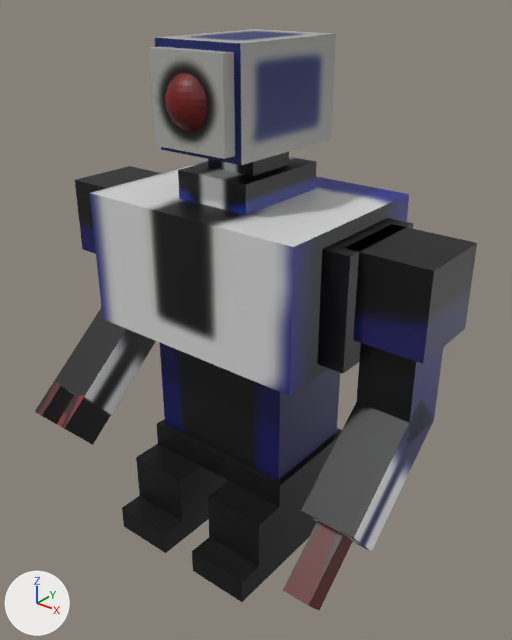
What one commit did to the OBJ model DirectXGame/Resources/Robot/Robot.obj.
The view is the same before and after, from a camera (50 mm lens) standing at (3.14, -3.84, 3.8) and looking at (0.09, -0.03, 1.43). Lighting does not change. The marker at lower left points along +X, +Y and +Z. Where no turn or scale is listed for an object, it has been applied to the vertices.

The first picture shows 'Cube', '球', '立方体.001', '立方体.002', '立方体.003', '立方体.004', '立方体.005', '立方体.006', '立方体.007', '立方体.009', '立方体.010', '立方体.012', '立方体.013', '立方体.014', '立方体.015', '立方体.016', '立方体.017', '立方体.019', '立方体.020', '立方体.021', '立方体.022'.
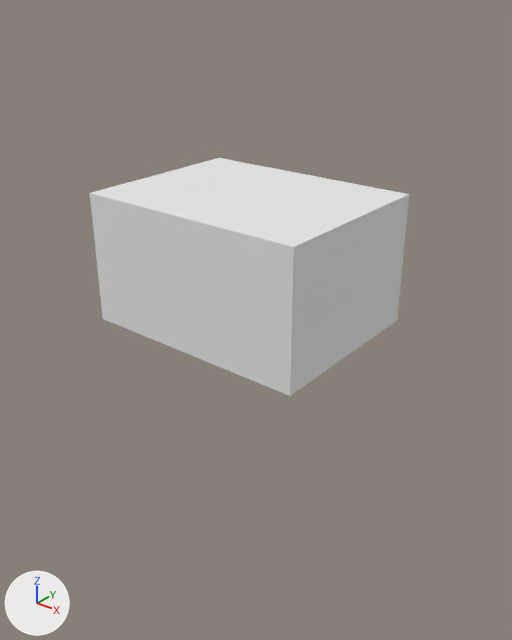
The newer file is also turned or shifted as a whole; pictures and numbers use the older file's frame.

Boxes (x1, y1, x2, y2) around the edits, measured in the pictures (512 x 640 px):
'Cube', recoloured: (90, 158, 409, 396) in both
'立方体.012', deleted: before (160, 343, 340, 480)
'立方体.003', deleted: before (155, 29, 336, 165)
'立方体.010', deleted: before (345, 224, 477, 364)
'立方体.007', deleted: before (301, 398, 434, 552)
'立方体.004', deleted: before (149, 47, 235, 159)
'立方体.015', deleted (black): before (208, 471, 321, 566)
'立方体.020', deleted (black): before (55, 307, 156, 415)
'立方体.001', deleted (black): before (317, 218, 413, 373)
'立方体.006', deleted: before (178, 157, 317, 215)
'立方体.009', deleted: before (357, 343, 443, 446)
'立方体.013', deleted (black): before (157, 419, 342, 507)
'立方体.016', deleted (black): before (136, 444, 228, 520)
'立方体.014', deleted (black): before (192, 518, 317, 602)
'立方体.022', deleted (brown): before (283, 521, 353, 610)
'立方体.017', deleted (black): before (122, 496, 209, 553)
'立方体.002', deleted (black): before (75, 166, 161, 254)
'球', deleted (brown): before (165, 73, 207, 132)
'立方体.019', deleted (black): before (57, 393, 111, 445)
'立方体.021', deleted: before (35, 381, 75, 424)
'立方体.005', deleted (black): before (208, 152, 289, 176)

The change, as a diff of the scene's bpy script:
```diff
--- a/DirectXGame/Resources/Robot/Robot.obj.py
+++ b/DirectXGame/Resources/Robot/Robot.obj.py
@@ mat_マテリアル_003 @@
+mat_マテリアル_003 = principled_material('マテリアル.003')
+mat_マテリアル_003.base_color = (0.8, 0.8, 0.8)  # white #e7e7e7
+mat_マテリアル_003.roughness = 1.0
@@ me_cube @@
 me_cube.from_pydata(...)  # 8 vertices, 6 faces; spans x -0.9..0.9, y -0.7..0.7, z 1.4..2.4
-me_cube.materials.append(mat_マテリアル_002)  # picture img_material_base_color_png
+me_cube.materials.append(mat_マテリアル_003)  # white #e7e7e7
@@ ob_球 @@
-ob_球 = bpy.data.objects.new('球', me_球)
-ob_球.location = (0.0, 0.0, 0.0)
@@ ob_立方体_001 @@
-ob_立方体_001 = bpy.data.objects.new('立方体.001', me_立方体_001)
-ob_立方体_001.location = (0.0, 0.0, 0.0)
@@ ob_立方体_002 @@
-ob_立方体_002 = bpy.data.objects.new('立方体.002', me_立方体_002)
-ob_立方体_002.location = (0.0, 0.0, 0.0)
@@ ob_立方体_003 @@
-ob_立方体_003 = bpy.data.objects.new('立方体.003', me_立方体_003)
-ob_立方体_003.location = (0.0, 0.0, 0.0)
@@ ob_立方体_004 @@
-ob_立方体_004 = bpy.data.objects.new('立方体.004', me_立方体_004)
-ob_立方体_004.location = (0.0, 0.0, 0.0)
@@ ob_立方体_005 @@
-ob_立方体_005 = bpy.data.objects.new('立方体.005', me_立方体_005)
-ob_立方体_005.location = (0.0, 0.0, 0.0)
@@ ob_立方体_006 @@
-ob_立方体_006 = bpy.data.objects.new('立方体.006', me_立方体_006)
-ob_立方体_006.location = (0.0, 0.0, 0.0)
@@ ob_立方体_007 @@
-ob_立方体_007 = bpy.data.objects.new('立方体.007', me_立方体_007)
-ob_立方体_007.location = (0.0, 0.0, 0.0)
@@ ob_立方体_009 @@
-ob_立方体_009 = bpy.data.objects.new('立方体.009', me_立方体_009)
-ob_立方体_009.location = (0.0, 0.0, 0.0)
@@ ob_立方体_010 @@
-ob_立方体_010 = bpy.data.objects.new('立方体.010', me_立方体_010)
-ob_立方体_010.location = (0.0, 0.0, 0.0)
@@ ob_立方体_012 @@
-ob_立方体_012 = bpy.data.objects.new('立方体.012', me_立方体_012)
-ob_立方体_012.location = (0.0, 0.0, 0.0)
@@ ob_立方体_013 @@
-ob_立方体_013 = bpy.data.objects.new('立方体.013', me_立方体_013)
-ob_立方体_013.location = (0.0, 0.0, 0.0)
@@ ob_立方体_014 @@
-ob_立方体_014 = bpy.data.objects.new('立方体.014', me_立方体_014)
-ob_立方体_014.location = (0.0, 0.0, 0.0)
@@ ob_立方体_015 @@
-ob_立方体_015 = bpy.data.objects.new('立方体.015', me_立方体_015)
-ob_立方体_015.location = (0.0, 0.0, 0.0)
@@ ob_立方体_016 @@
-ob_立方体_016 = bpy.data.objects.new('立方体.016', me_立方体_016)
-ob_立方体_016.location = (0.0, 0.0, 0.0)
@@ ob_立方体_017 @@
-ob_立方体_017 = bpy.data.objects.new('立方体.017', me_立方体_017)
-ob_立方体_017.location = (0.0, 0.0, 0.0)
@@ ob_立方体_019 @@
-ob_立方体_019 = bpy.data.objects.new('立方体.019', me_立方体_019)
-ob_立方体_019.location = (0.0, 0.0, 0.0)
@@ ob_立方体_020 @@
-ob_立方体_020 = bpy.data.objects.new('立方体.020', me_立方体_020)
-ob_立方体_020.location = (0.0, 0.0, 0.0)
@@ ob_立方体_021 @@
-ob_立方体_021 = bpy.data.objects.new('立方体.021', me_立方体_021)
-ob_立方体_021.location = (0.0, 0.0, 0.0)
@@ ob_立方体_022 @@
-ob_立方体_022 = bpy.data.objects.new('立方体.022', me_立方体_022)
-ob_立方体_022.location = (0.0, 0.0, 0.0)
```
